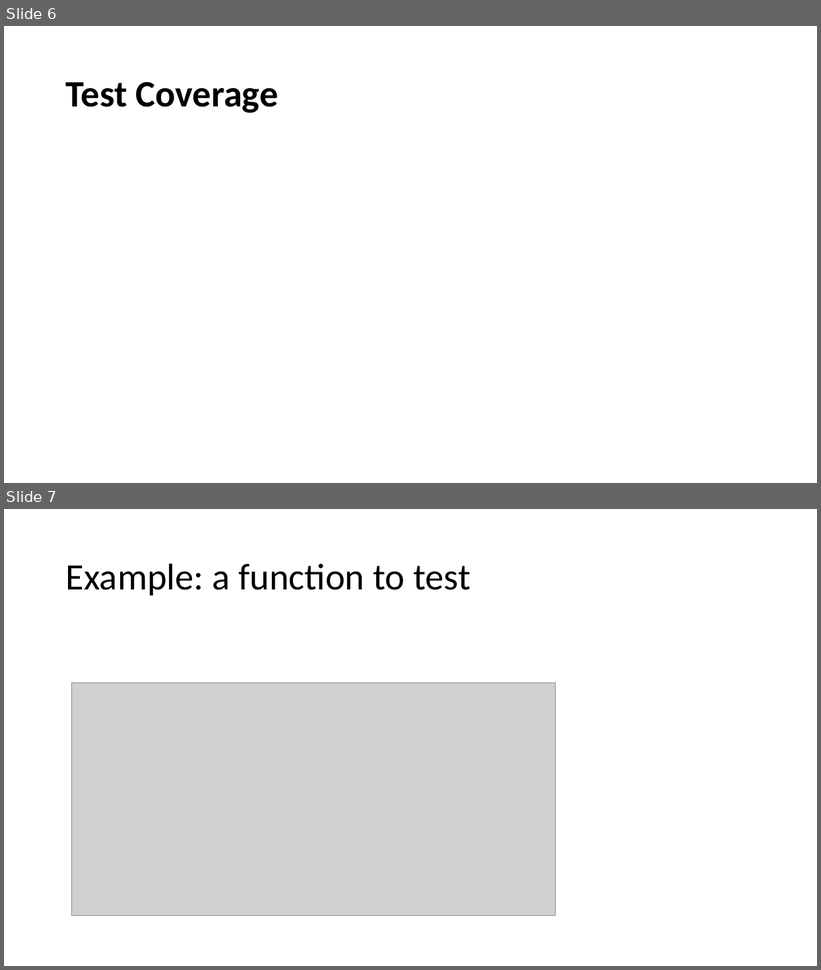
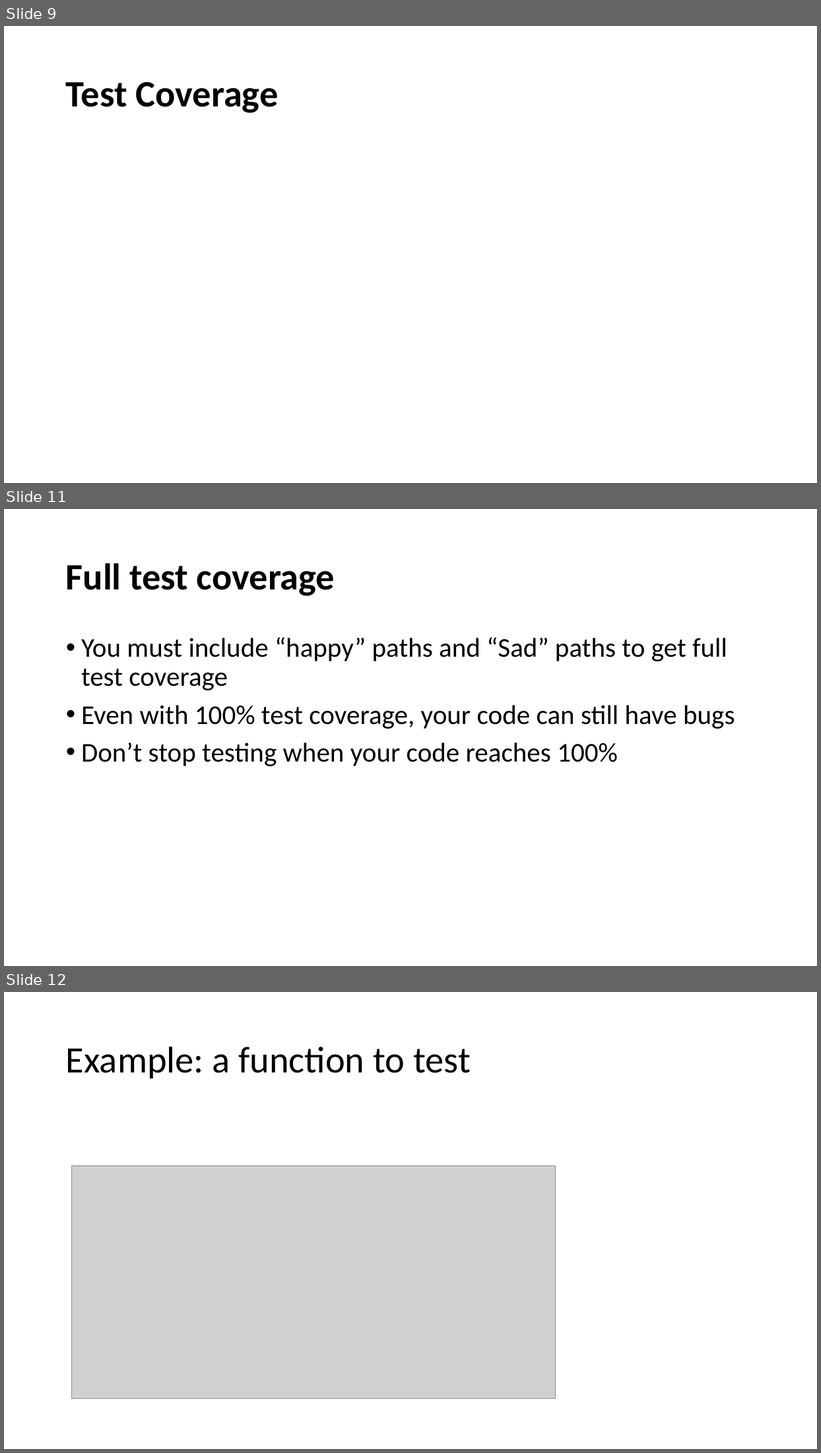
Before and after one commit to johnxu21/johnxu21.github.io, a slide deck: teaching/CS472-Spring2023/Timetable/Testing.pptx. Shown one above the other, each under a label of ours: slides 6 and 7 before the commit, slides 9, 11 and 12 after it; the slides between them are not shown. The pictures are 821x970 and 821x1453 pixels, drawn with LibreOffice and Linux fonts; fonts in the diff are those of the drawing; grey boxes stand for pictures. Boxes give left, top, right and bottom in pixels: in the first picture for what was removed or moved away, otherwise in the second. Text is boxed around its words. In the diff, an @@ line names an element or a change of style, - is before the commit and + after.

Commit message:
testing

```diff
--- a/teaching/CS472-Spring2023/Timetable/Testing.pptx
+++ b/teaching/CS472-Spring2023/Timetable/Testing.pptx
@@ slide 11 added at (4, 509, 817, 966), background #FFFFFF @@
@@ title added at (66, 563, 335, 596), 44 pt, text #000000, bold @@
+Full test coverage
@@ text added at (81, 637, 735, 766), 32 pt, text #000000 @@
+• You must include “happy” paths and “Sad” paths to get full test coverage
+• Even with 100% test coverage, your code can still have bugs
+• Don’t stop testing when your code reaches 100%
@@ what was slide 6 is now slide 9 @@
@@ what was slide 7 is now slide 12 @@
```
Also in this commit, not shown: 1 slide changed, 13 other slides added, 1 slide removed, 3 other files.
